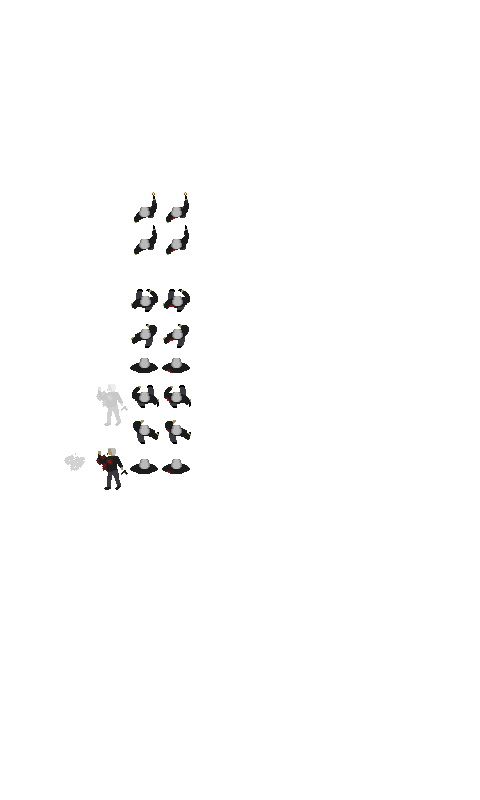
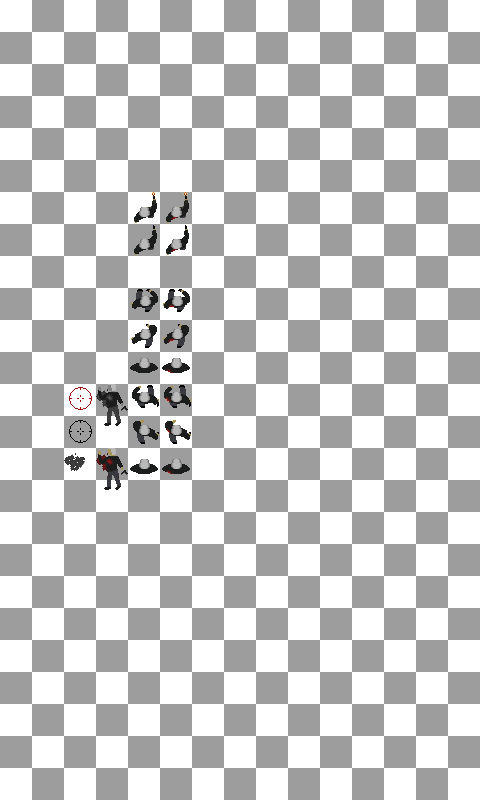
Two versions of the same layered image (480 x 800). Layer-by-layer changes:
"body gray": opacity 24% → 100% over 96, 384, 128, 426
"puddle": opacity 41% → 100% over 64, 453, 85, 471
"Calque 21 copie 2": opacity 55% → 100% over 64, 453, 85, 471
added group "shoot sursor" with 3 layers above "grid" over 69, 387, 92, 444
added layer "Calque 22 copie" in group "shoot sursor" over 69, 387, 92, 410
added layer "Calque 22" in group "shoot sursor" over 69, 420, 92, 443
showed "grid" over 0, 0, 480, 800
showed "Arrière-plan" over 0, 0, 480, 800
